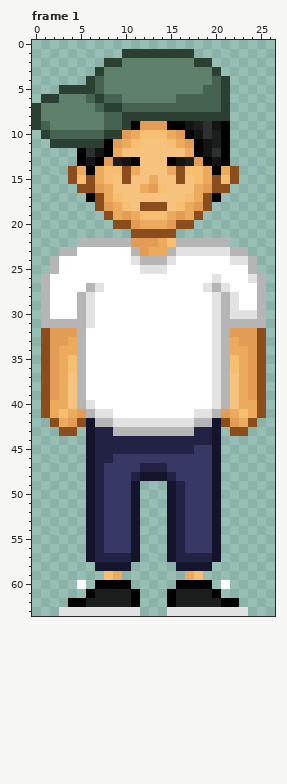
Edited in one commit: pixel-art file (Aseprite/Characters/BoyWFlat.aseprite). Above: the version before the commit.
27x64 pixels, 6 frames. Colours within 5 levels of each other are drawn and written as one. Shown: frame 1.
And afterwards:
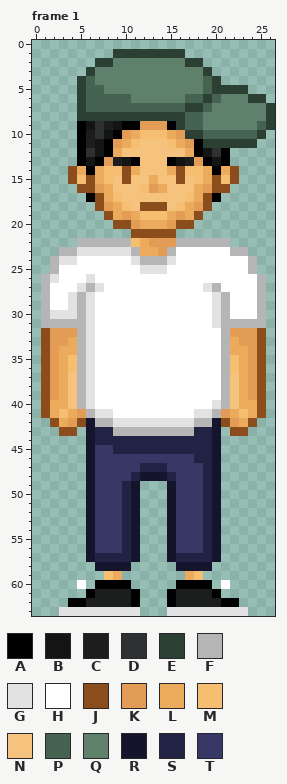
Palette (. is transparent): A #000000  B #141414  C #1c1d1d  D #2e3131  E #2b4032  F #b5b5b5  G #e2e2e2  H #ffffff  J #8a4d1b  K #e39c55  L #ecaa5d  M #f5be71  N #f5c37d  P #466250  Q #5f806a  R #14142c  S #222245  T #383867
Change:
Changed rows in their new state; - is an unchanged pixel.
Frame 1:
first column x 0:
 1 ---------E-------.---------
 2 -------E-Q-------E-.-------
 3 ------EQ-----------E.------
 4 -----EPQ-----------PE.-----
 5 ---..-P-------------E-EE---
 6 -....E-P--P-----Q--E-QQQEE-
 7 .....EP-PP-------EE-QQQQQQE
 8 .....EEEEE-------PPQQQQQQQE
 9 .....ABDCBA-----EPPQQQQQQPE
10 -....ACDBA-------EEPPPPPPE-
11 --...ACB-----------EEEEEE--
first column x 12:
16 M-L
first column x 2:
22 ---------ML-KK---------
23 ---GGGGGG-L-K-HHHHHH---
24 -GG-----------------HH-
26 G---G-------------H---H
27 ---G---------------H---
28 --G-----------------H--
29 --G-----------------H--
30 GGG-----------------HHH
32 ----G-------------H----
33 ----G-------------H----
34 ----G-------------H----
35 ----G-------------H----
36 ----G-------------H----
37 ----G-------------H----
38 ----G-------------H----
39 ----G-------------H----
first column x 7:
45 TT---------SS
46 TT---------SS
47 T-----------S
48 T-----------S
49 T--S-----T--S
50 T--S-----T--S
51 T--S-----T--S
52 T--S-----T--S
53 T--S-----T--S
54 T--S-----T--S
55 T--S-----T--S
56 T--S-----T--S
